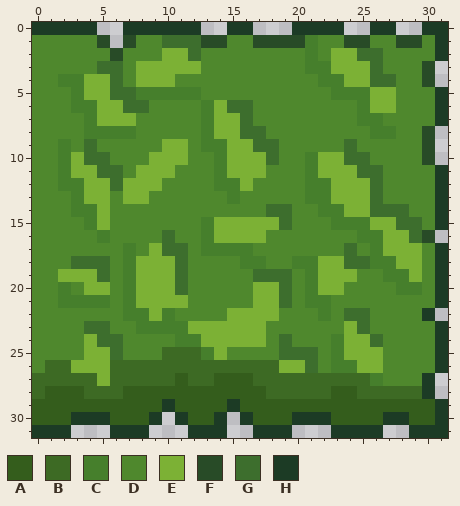
Pixel-art sprite -- assets/images/hedges/hedge_10.png. Above is the file before it was changed.
The file is 32x32 pixels.
Palette (. is transparent): A #345d1c  B #3d6a24  C #467f2c  D #4f882d  E #7cb135  F #284b27  G #3d6e2d  H #1c3b25
Pixels before, first column x 0:
 0 HHHHH..HHHHHH..HH...HHHH..HH..HH
 1 DDDDDF.FDDGGGFFDDFFFFCDDFFDDFFDH
 2 DDDDDDFDDDEEGDDDDDDDDCDEEGGDDDDH
 3 DDDDDGGDEEEEEDDDDDDDDCCEEEGDDDF.
 4 DDCCEEGDEEEDDDDDDDDDDDCCEEGGDDF.
 5 DDDCEEGGCCCCCDDDDDDDDDDCCCEEDDDH
 6 DDDCCEEGGDDDDCEGGDDDDDDDDCEEDDDH
 7 DDDDCEEEDDDDDCEEGDDDDDDDDCCDDDDH
 8 DDDDCCCCDDDDDCEEGGDDDDDDDDCCDDF.
 9 DDCDGDDDDDEEDCCEEGGDDDDDGDDDDDF.
10 DDCEGGDDDEEEDDCEEEGDDCEEGGDDDDF.
11 DDCEEGGDEEEDDDCEEEDDDCEEEGGDDDDH
12 DDCCEEGEEEDDDDCCEDDDDCCEEEGDDDDH
13 DDDCEEDEEDDDDDDCDDDDDCCEEEGDDDDH
14 DDDCCEDDDDDDDDDDDDGGDDCCEEGGGDDH
15 DDDDCEDDDDDDDCEEEEEGDDDCCCEEGGDH
16 DDDDDCDDDDGDDCEEEEDDDDDDDCCEEGF.
17 DDDDDDDCDEGGDCCCCDDDDDDDGDCEEEDH
18 DDDGGGDCEEEGDDDDCCDDCCEEGGCCEEDH
19 DDEEEGDCEEEGDDDDDGGGDCEEEDDCCEDH
20 DDCDEEDCEEEGDDDDDEEGDCEEDDDDCCDH
21 DDCCCCDCEEEEDDDDDEEGDCCDDDDDDDDH
22 DDDDDDDCCECDDDDEEEEDDDCDGGDDDDH.
23 DDDDGGDDCCCCEEEEEEDDDDDDEGDDDDDH
24 DDDDEGGDDDDCCEEEEEDGDDDCEEGDDDDH
25 DDDDEEGDDDBBBCEDDDDGGGDCEEEDDDDH
26 DBBEEEBBBBBBBBBBBBBEEGDCCEEDDDDH
27 BBBBBEBBBBBABBAAABBBBBBBBBCDDDH.
28 BAAABBBAAAAAAAAAAABBBBBAABBBBBH.
29 AAAAAAAAAAHAAAAHAAAAAAAAAAAAAAAH
30 AAAHHHAAAH.HAAH.HAAAHHHAAAAHHAAH
31 HHH...HHH...HHH..HHH...HHHH..HHH
After the commit:
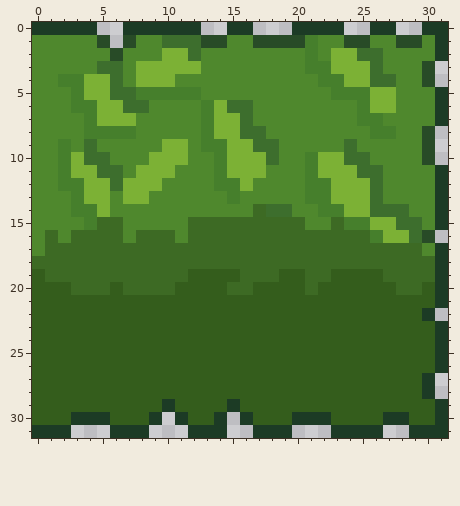
Commit: Made hedge walls appear higher (graphical change)
Changes in this commit:
y 14: x 17 D -> B
y 15: x 5..6 ED -> BB; x 12..20 DCEEEEEGD -> BBBBBBBBB; x 23 C -> B
y 16: x 1 D -> B; x 3..6 DDCD -> BBBB; x 8..10 DDG -> BBB; x 12..25 DCEEEEDDDDDDDC -> BBBBBBBBBBBBBB
y 17: x 1..29 DDDDDDCDEGGDCCCCDDDDDDDGDCEEE -> BBBBBBBBBBBBBBBBBBBBBBBBBBBBB
y 18: x 0..30 DDDGGGDCEEEGDDDDCCDDCCEEGGCCEED -> BBBBBBBBBBBBBBBBBBBBBBBBBBBBBBB
y 19: x 0..30 DDEEEGDCEEEGDDDDDGGGDCEEEDDCCED -> ABBBBBBBBBBBAAAABBBAABBAAAABBBB
y 20: x 0..30 DDCDEEDCEEEGDDDDDEEGDCEEDDDDCCD -> AAABBBABBBBAAAABBAAAABAAAAAABBA
y 21: x 0..30 DDCCCCDCEEEEDDDDDEEGDCCDDDDDDDD -> AAAAAAAAAAAAAAAAAAAAAAAAAAAAAAA
y 22: x 0..29 DDDDDDDCCECDDDDEEEEDDDCDGGDDDD -> AAAAAAAAAAAAAAAAAAAAAAAAAAAAAA
y 23: x 0..30 DDDDGGDDCCCCEEEEEEDDDDDDEGDDDDD -> AAAAAAAAAAAAAAAAAAAAAAAAAAAAAAA
y 24: x 0..30 DDDDEGGDDDDCCEEEEEDGDDDCEEGDDDD -> AAAAAAAAAAAAAAAAAAAAAAAAAAAAAAA
y 25: x 0..30 DDDDEEGDDDBBBCEDDDDGGGDCEEEDDDD -> AAAAAAAAAAAAAAAAAAAAAAAAAAAAAAA
y 26: x 0..30 DBBEEEBBBBBBBBBBBBBEEGDCCEEDDDD -> AAAAAAAAAAAAAAAAAAAAAAAAAAAAAAA
y 27: x 0..10 BBBBBEBBBBB -> AAAAAAAAAAA; x 12..13 BB -> AA; x 17..29 BBBBBBBBBCDDD -> AAAAAAAAAAAAA
y 28: x 0 B -> A; x 4..6 BBB -> AAA; x 18..22 BBBBB -> AAAAA; x 25..29 BBBBB -> AAAAA
